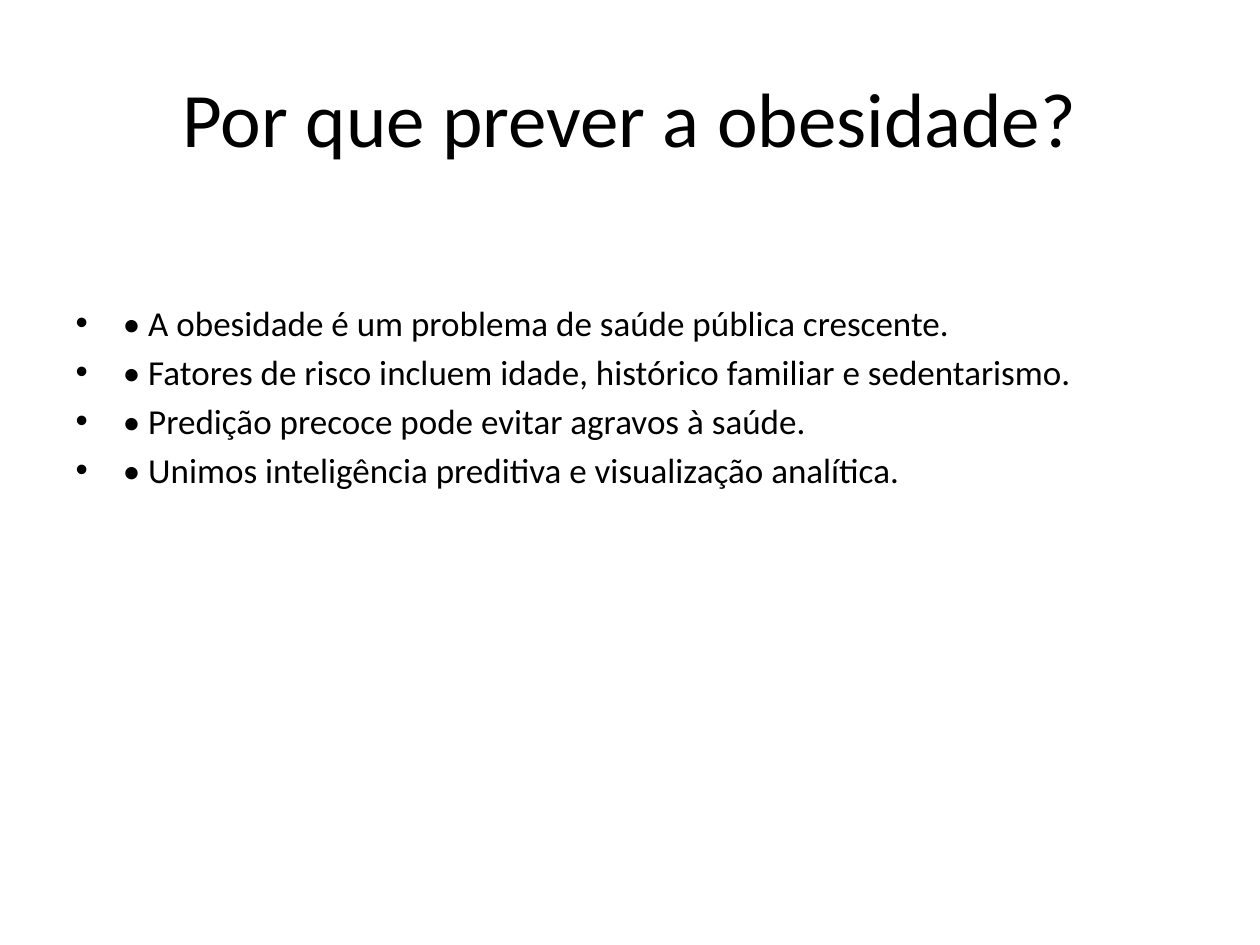
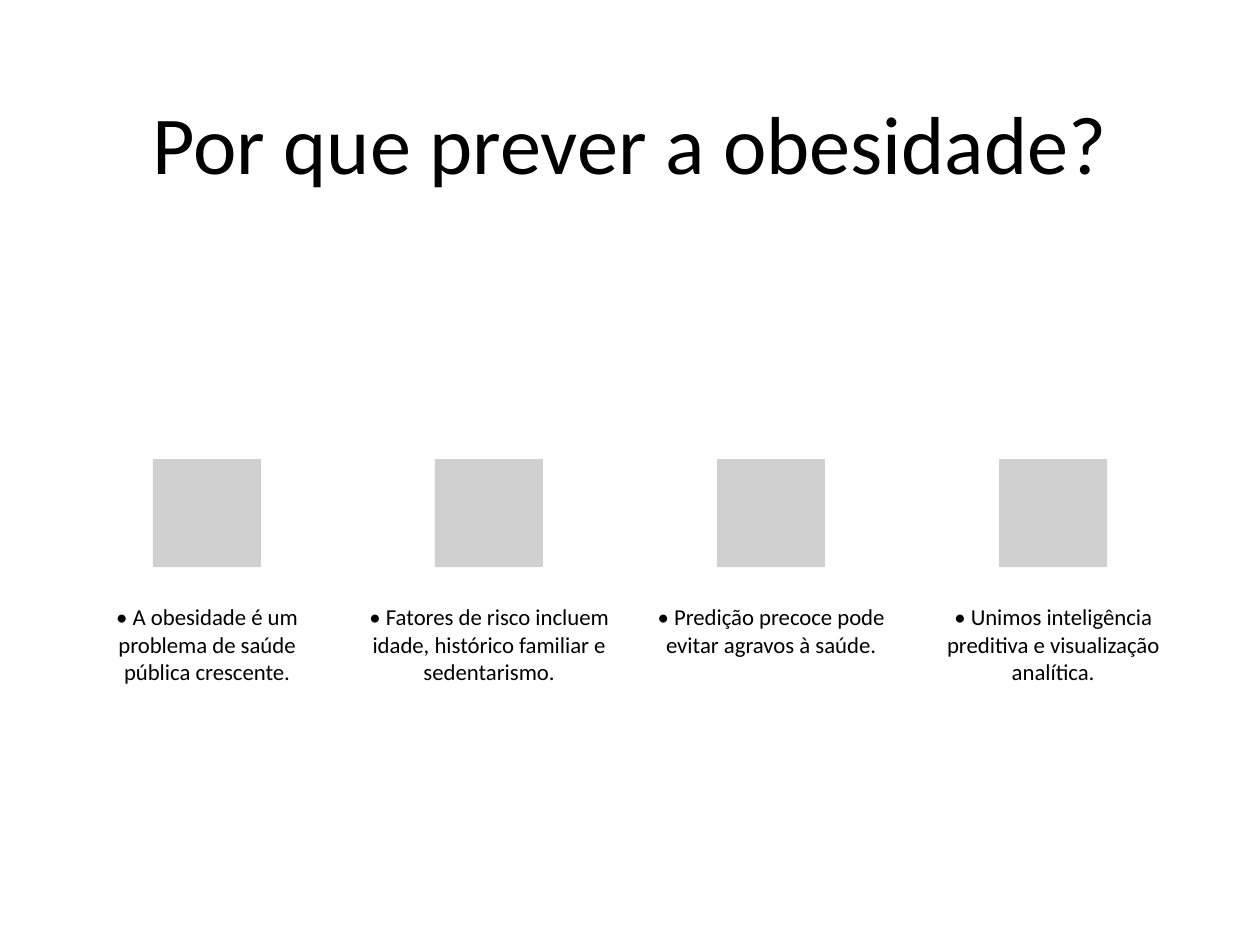
Before and after one commit to Naiderossi/Tech4, a slide deck: slide 2 of Apresentacao_TechChallenge_Obesidade.pptx. Drawn at 1260x945 pixels with LibreOffice and Linux fonts; fonts in the diff are those of the drawing; grey boxes stand for pictures. Boxes give left, top, right and bottom in pixels: in the first picture for what was removed or moved away, otherwise in the second. Text is boxed around its words. In the diff, an @@ line names an element or a change of style, - is before the commit and + after.

```diff
--- a/Apresentacao_TechChallenge_Obesidade.pptx
+++ b/Apresentacao_TechChallenge_Obesidade.pptx
@@ title "Por que prever a obesidade?" moved from (x1=183, y1=93, x2=1076, y2=160) to (x1=152, y1=117, x2=1106, y2=188) @@
@@ title "Por que prever a obesidade?" at (x1=152, y1=117, x2=1106, y2=188): size 44 to 47 pt @@
@@ text removed at (x1=148, y1=311, x2=1070, y2=489) @@
-• • A obesidade é um problema de saúde pública crescente.
-• • Fatores de risco incluem idade, histórico familiar e sedentarismo.
-• • Predição precoce pode evitar agravos à saúde.
-• • Unimos inteligência preditiva e visualização analítica.
@@ group added at (x1=118, y1=459, x2=1159, y2=684): 4 pictures, 4 texts @@
+• A obesidade é um problema de saúde pública crescente.
+• Fatores de risco incluem idade, histórico familiar e sedentarismo.
+• Predição precoce pode evitar agravos à saúde.
+• Unimos inteligência preditiva e visualização analítica.
```
Also in this commit, not shown: 4 other slides changed, 19 slides added.
